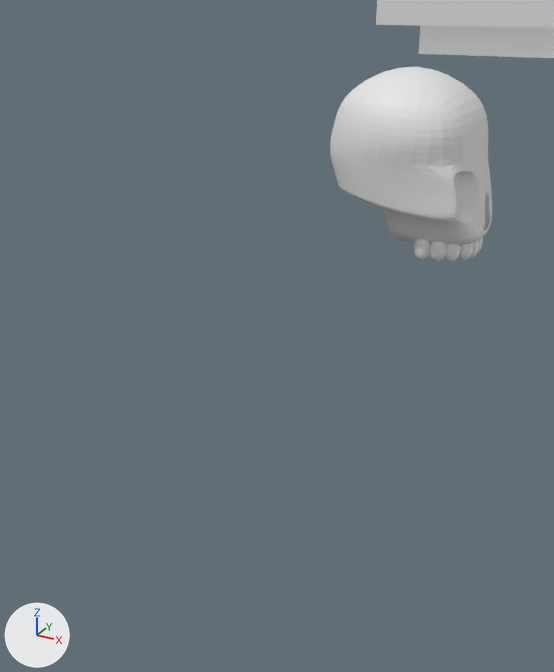
Two versions of the Blender file model 3D/desert.blend, one commit apart.
One viewpoint serves both versions: a 50 mm lens placed at (14.05, -54.99, 5.08), pointed at (11.53, -50.4, 2.78). Every picture has the same lights, and +X, +Y and +Z are marked at lower left. The picture after the commit comes second.
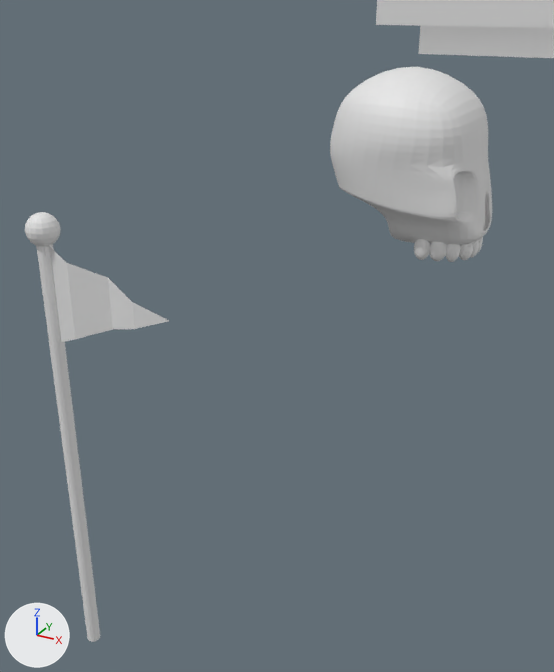
Changed parts and their boxes [x1, y1, x2, y2] in the pictures (554 x 672 px):
'Cylinder', added: after [36, 244, 100, 642]
'Plane.009', added: after [49, 246, 169, 342]
'Sphere', added: after [25, 212, 61, 246]

Edits to the bpy script that builds the scene:
```text
Add me_plane_009:
    me_plane_009.from_pydata(...)  # 25 vertices, 16 faces; spans x -1.0..1.69, y -1.0..1.0, z -0.08..0.18
Add me_sphere:
    me_sphere.from_pydata(...)  # a UV sphere (16 segments, 10 rings, poles along z) spanning x -1.0..1.0, y -1.0..1.0, z -1.0..1.0
Add me_cylinder:
    me_cylinder.from_pydata(...)  # 32 vertices, 16 faces; spans x -1.0..1.0, y -1.0..1.0, z -1.69..1.0
Add ob_plane_009:
    ob_plane_009 = bpy.data.objects.new('Plane.009', me_plane_009)
    ob_plane_009.location = (10.614, -51.316, 3.181)
    ob_plane_009.rotation_euler = (1.571, 0.0, 0.0)  # degrees (90, 0, 0)
    ob_plane_009.scale = (0.371, 0.371, 0.371)
Add ob_sphere:
    ob_sphere = bpy.data.objects.new('Sphere', me_sphere)
    ob_sphere.location = (10.224, -51.316, 3.646)
    ob_sphere.scale = (0.117, 0.117, 0.117)
Add ob_cylinder:
    ob_cylinder = bpy.data.objects.new('Cylinder', me_cylinder)
    ob_cylinder.location = (10.224, -51.316, 2.305)
    ob_cylinder.scale = (0.0548, 0.0548, 1.36)
```
